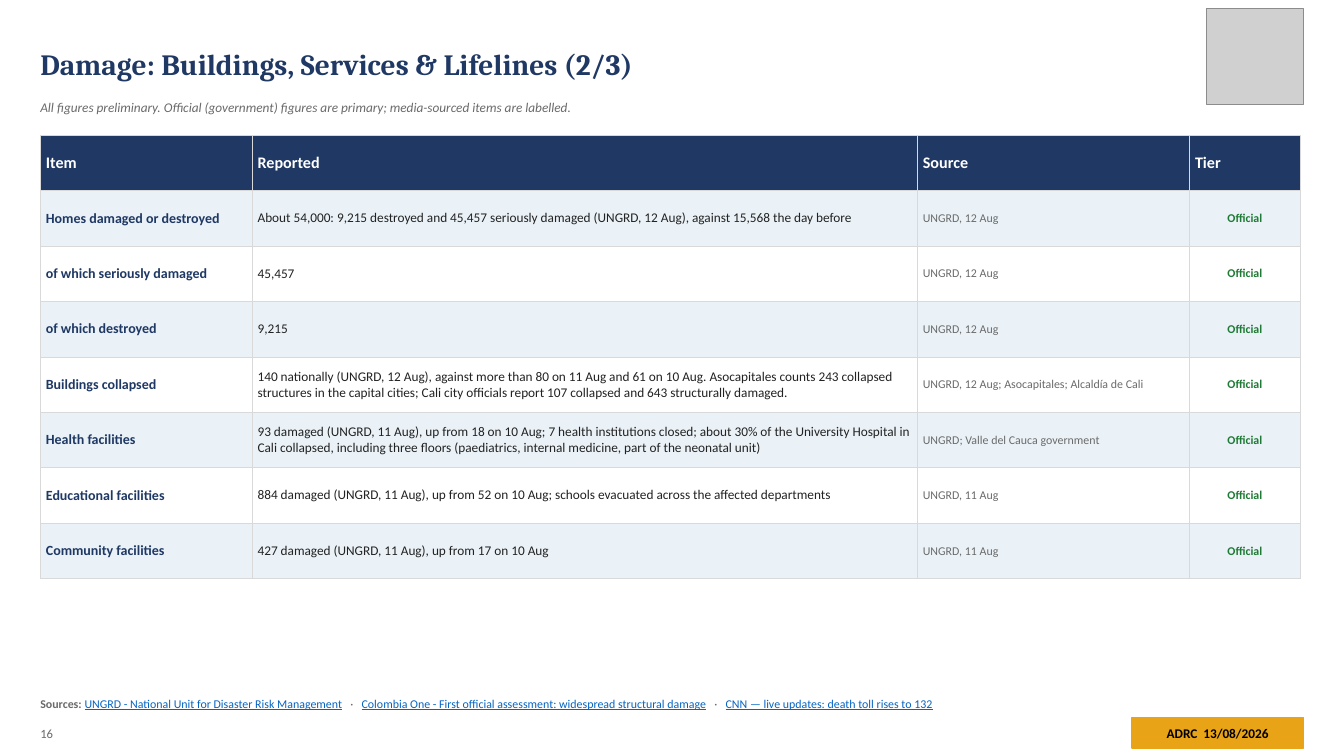
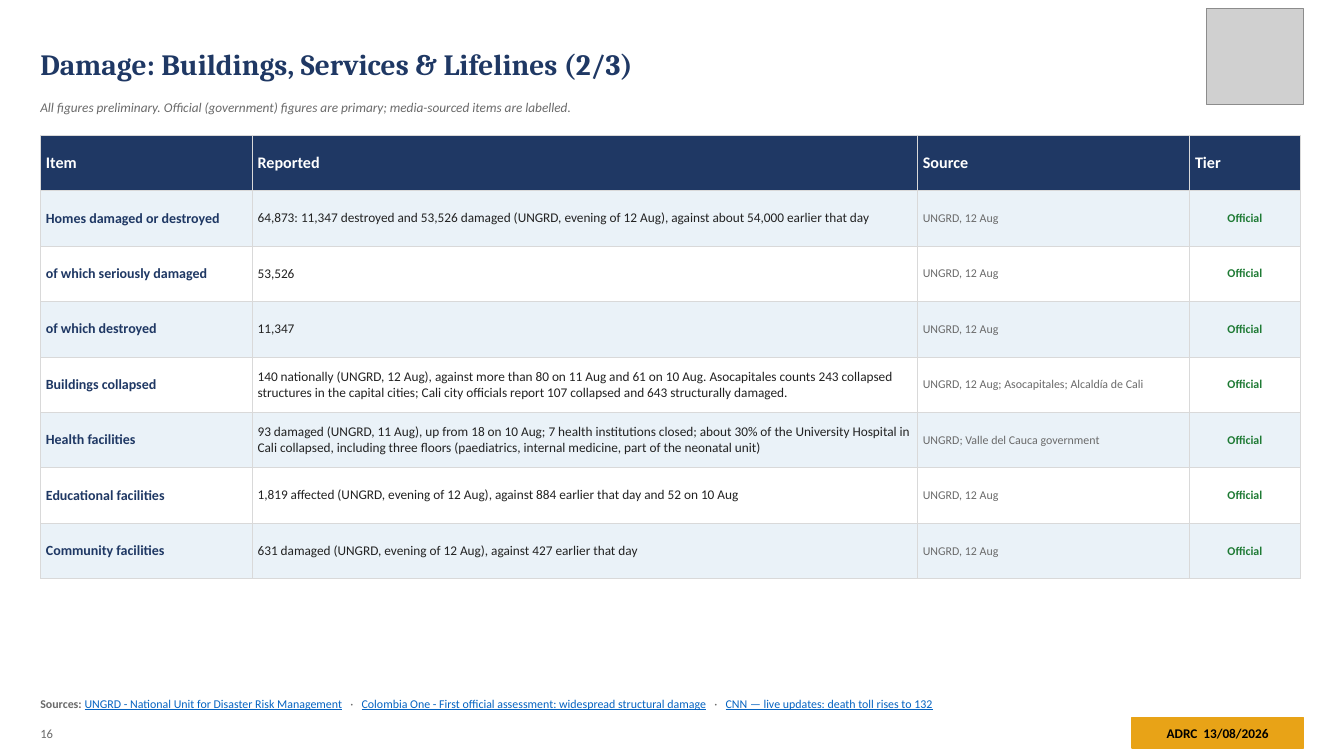
Before and after one commit to kochobi-max/whatsmap, a slide deck: slide 16 of reports/colombia_eq_20260810/output/ADRC_EQ_COL_Choco_20260810_EN.pptx. Drawn at 1344x756 pixels with LibreOffice and Linux fonts; fonts in the diff are those of the drawing; grey boxes stand for pictures. Boxes give left, top, right and bottom in pixels: in the first picture for what was removed or moved away, otherwise in the second. Text is boxed around its words. In the diff, an @@ line names an element or a change of style, - is before the commit and + after.

```diff
--- a/reports/colombia_eq_20260810/output/ADRC_EQ_COL_Choco_20260810_EN.pptx
+++ b/reports/colombia_eq_20260810/output/ADRC_EQ_COL_Choco_20260810_EN.pptx
@@ table at [40,135,1301,562] @@
-row 2, column 2: About 54,000: 9,215 destroyed and 45,457 seriously damaged (UNGRD, 12 Aug), against 15,568 the day before
+row 2, column 2: 64,873: 11,347 destroyed and 53,526 damaged (UNGRD, evening of 12 Aug), against about 54,000 earlier that day
-row 3, column 2: 45,457
+row 3, column 2: 53,526
-row 4, column 2: 9,215
+row 4, column 2: 11,347
-row 7, column 2: 884 damaged (UNGRD, 11 Aug), up from 52 on 10 Aug; schools evacuated across the affected departments
+row 7, column 2: 1,819 affected (UNGRD, evening of 12 Aug), against 884 earlier that day and 52 on 10 Aug
-row 7, column 3: UNGRD, 11 Aug
+row 7, column 3: UNGRD, 12 Aug
-row 8, column 2: 427 damaged (UNGRD, 11 Aug), up from 17 on 10 Aug
+row 8, column 2: 631 damaged (UNGRD, evening of 12 Aug), against 427 earlier that day
-row 8, column 3: UNGRD, 11 Aug
+row 8, column 3: UNGRD, 12 Aug
```
Also in this commit, not shown: 12 other slides changed, 7 other files.
